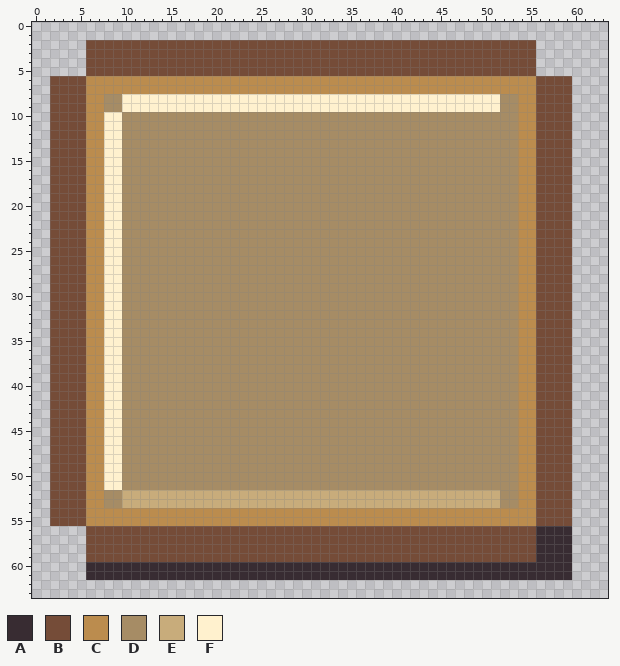
Pixel-art file -- art/runtime/track.aseprite. The picture above is the old version.
64x64 pixels, 1 frame. Colours within 5 levels of each other are drawn and written as one.
Palette (. is transparent): A #382c32  B #754c38  C #bb8c4e  D #a68c65  E #c8ac7b  F #fff1ce
After the commit:
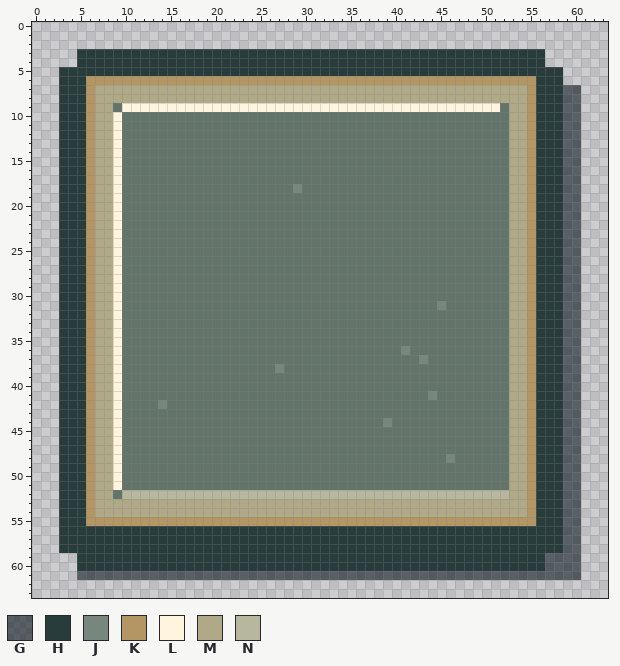
Colours new in this view: G #0d1a209b  H #283c3b  J #78877e  K #b39664  L #fff5df  M #afa988  N #b7b79e
The exact change:
layer "Cut lacquer and cast shadow" added
layer "Brass inlay and inner bevel" added
layer "Paper fibres and lacquer pores" added
layer "Lacquer silhouette" removed
layer "Paper and inset rim" removed
colour D: #a68c65 -> #63746a
Changed rows in their new state; - is a pixel that keeps its letter.
first column x 2:
 2 ----..................................................-----
 3 ---HHHHHHHHHHHHHHHHHHHHHHHHHHHHHHHHHHHHHHHHHHHHHHHHHHHH----
 4 ---HHHHHHHHHHHHHHHHHHHHHHHHHHHHHHHHHHHHHHHHHHHHHHHHHHHH----
 5 -HHHHHHHHHHHHHHHHHHHHHHHHHHHHHHHHHHHHHHHHHHHHHHHHHHHHHHHH--
 6 .HHHKKKKKKKKKKKKKKKKKKKKKKKKKKKKKKKKKKKKKKKKKKKKKKKKKKHHH.-
 7 .HHHKMMMMMMMMMMMMMMMMMMMMMMMMMMMMMMMMMMMMMMMMMMMMMMMMKHHHGG
 8 .HHHKMMMMMMMMMMMMMMMMMMMMMMMMMMMMMMMMMMMMMMMMMMMMMMMMKHHHGG
 9 .HHHKMM-LLLLLLLLLLLLLLLLLLLLLLLLLLLLLLLLLLLLLLLLLL-MMKHHHGG
10 .HHHKMML-------------------------------------------MMKHHHGG
11 .HHHKMML-------------------------------------------MMKHHHGG
12 .HHHKMML-------------------------------------------MMKHHHGG
13 .HHHKMML-------------------------------------------MMKHHHGG
14 .HHHKMML-------------------------------------------MMKHHHGG
15 .HHHKMML-------------------------------------------MMKHHHGG
16 .HHHKMML-------------------------------------------MMKHHHGG
17 .HHHKMML-------------------------------------------MMKHHHGG
18 .HHHKMML-------------------J-----------------------MMKHHHGG
19 .HHHKMML-------------------------------------------MMKHHHGG
20 .HHHKMML-------------------------------------------MMKHHHGG
21 .HHHKMML-------------------------------------------MMKHHHGG
22 .HHHKMML-------------------------------------------MMKHHHGG
23 .HHHKMML-------------------------------------------MMKHHHGG
24 .HHHKMML-------------------------------------------MMKHHHGG
25 .HHHKMML-------------------------------------------MMKHHHGG
26 .HHHKMML-------------------------------------------MMKHHHGG
27 .HHHKMML-------------------------------------------MMKHHHGG
28 .HHHKMML-------------------------------------------MMKHHHGG
29 .HHHKMML-------------------------------------------MMKHHHGG
30 .HHHKMML-------------------------------------------MMKHHHGG
31 .HHHKMML-----------------------------------J-------MMKHHHGG
32 .HHHKMML-------------------------------------------MMKHHHGG
33 .HHHKMML-------------------------------------------MMKHHHGG
34 .HHHKMML-------------------------------------------MMKHHHGG
35 .HHHKMML-------------------------------------------MMKHHHGG
36 .HHHKMML-------------------------------J-----------MMKHHHGG
37 .HHHKMML---------------------------------J---------MMKHHHGG
38 .HHHKMML-----------------J-------------------------MMKHHHGG
39 .HHHKMML-------------------------------------------MMKHHHGG
40 .HHHKMML-------------------------------------------MMKHHHGG
41 .HHHKMML----------------------------------J--------MMKHHHGG
42 .HHHKMML----J--------------------------------------MMKHHHGG
43 .HHHKMML-------------------------------------------MMKHHHGG
44 .HHHKMML-----------------------------J-------------MMKHHHGG
45 .HHHKMML-------------------------------------------MMKHHHGG
46 .HHHKMML-------------------------------------------MMKHHHGG
47 .HHHKMML-------------------------------------------MMKHHHGG
48 .HHHKMML------------------------------------J------MMKHHHGG
49 .HHHKMML-------------------------------------------MMKHHHGG
50 .HHHKMML-------------------------------------------MMKHHHGG
51 .HHHKMML-------------------------------------------MMKHHHGG
52 .HHHKMM-NNNNNNNNNNNNNNNNNNNNNNNNNNNNNNNNNNNNNNNNNNNMMKHHHGG
53 .HHHKMMMMMMMMMMMMMMMMMMMMMMMMMMMMMMMMMMMMMMMMMMMMMMMMKHHHGG
54 .HHHKMMMMMMMMMMMMMMMMMMMMMMMMMMMMMMMMMMMMMMMMMMMMMMMMKHHHGG
55 .HHHKKKKKKKKKKKKKKKKKKKKKKKKKKKKKKKKKKKKKKKKKKKKKKKKKKHHHGG
56 -HHHHHHHHHHHHHHHHHHHHHHHHHHHHHHHHHHHHHHHHHHHHHHHHHHHHHHHHGG
57 -HHHHHHHHHHHHHHHHHHHHHHHHHHHHHHHHHHHHHHHHHHHHHHHHHHHHHHHHGG
58 -HHHHHHHHHHHHHHHHHHHHHHHHHHHHHHHHHHHHHHHHHHHHHHHHHHHHHHHHGG
59 ---HHHHHHHHHHHHHHHHHHHHHHHHHHHHHHHHHHHHHHHHHHHHHHHHHHHHGGGG
60 ---HHHHHHHHHHHHHHHHHHHHHHHHHHHHHHHHHHHHHHHHHHHHHHHHHHHHGGGG
61 ---GGGGGGGGGGGGGGGGGGGGGGGGGGGGGGGGGGGGGGGGGGGGGGGGGGGGGGGG
Changed places in both pictures, as pixel boxes (x1, y1, x2, y2):
changed: (50, 40, 581, 580)
